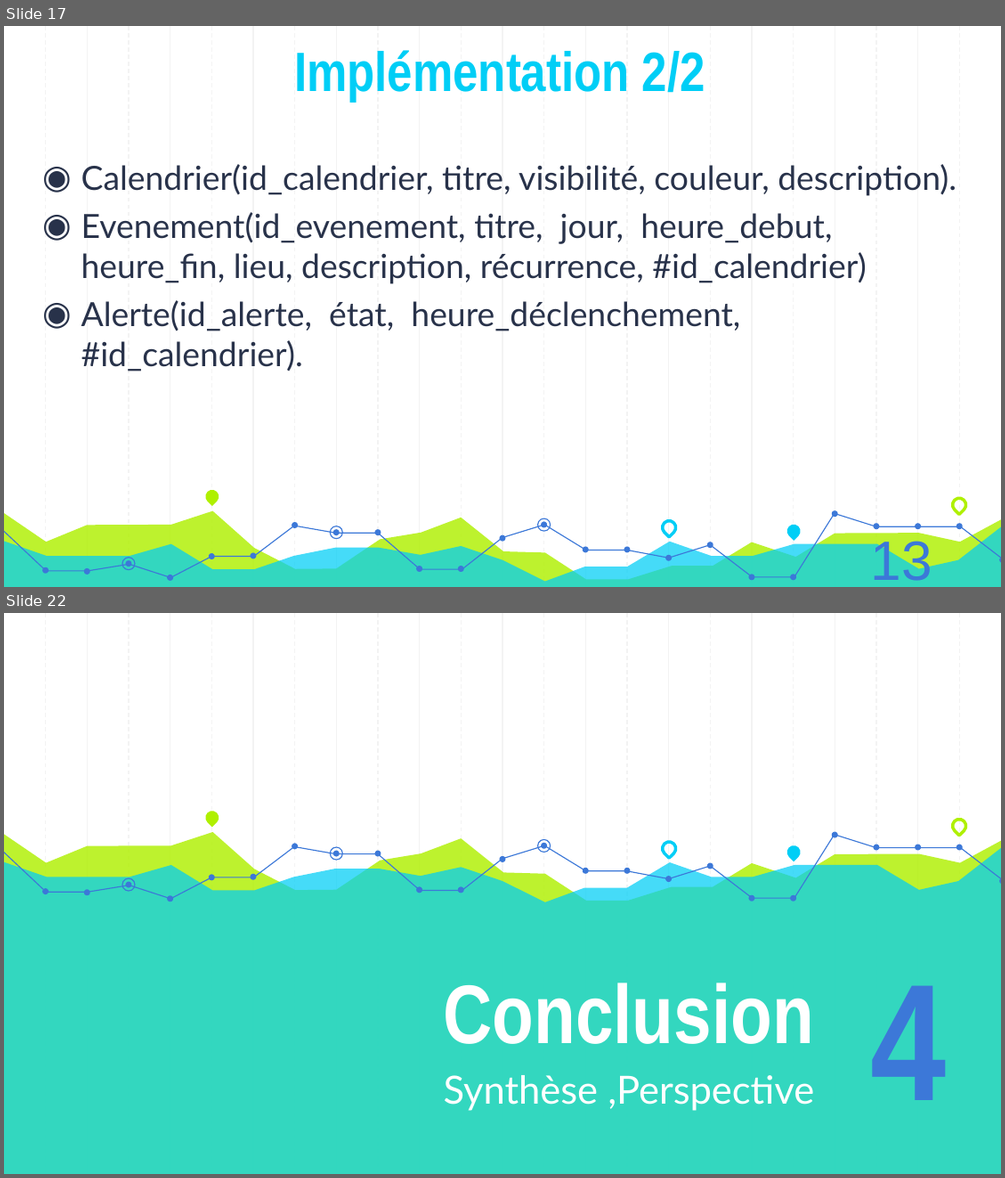
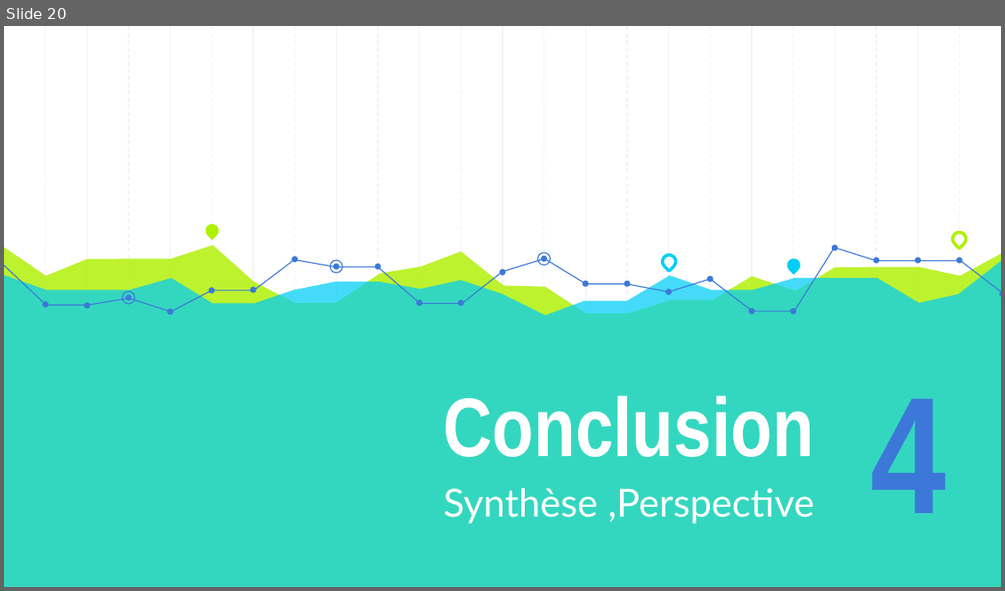
Before and after one commit to AzeddineZadir/docpfc, a slide deck: présentation licence 3.pptx. Shown one above the other, each under a label of ours: slides 17 and 22 before the commit, slide 20 after it; the slides between them are not shown. The pictures are 1005x1178 and 1005x591 pixels, drawn with LibreOffice and Linux fonts; fonts in the diff are those of the drawing. Boxes give left, top, right and bottom in pixels: in the first picture for what was removed or moved away, otherwise in the second. Text is boxed around its words. In the diff, an @@ line names an element or a change of style, - is before the commit and + after.

```diff
--- a/présentation licence 3.pptx
+++ b/présentation licence 3.pptx
@@ slide 17 removed at box(4, 26, 1001, 587), background #FFFFFF; not listed: 23 template elements that a slide beside it also shows @@
@@ title removed at box(294, 50, 705, 102) @@
-Implémentation 2/2
@@ text removed at box(81, 164, 956, 371) @@
-◉ Calendrier(id_calendrier, titre, visibilité, couleur, description).
-◉ Evenement(id_evenement, titre, jour, heure_debut, heure_fin, lieu, description, récurrence, #id_calendrier)
-◉ Alerte(id_alerte, état, heure_déclenchement, #id_calendrier).
@@ teardrop removed at box(202, 487, 221, 505) @@
@@ teardrop removed at box(949, 495, 968, 513) @@
@@ freeform shape removed at box(4, 510, 1001, 587) @@
@@ freeform shape removed at box(4, 525, 1001, 587) @@
@@ freeform shape removed at box(4, 525, 461, 577) @@
@@ ellipse removed at box(330, 526, 343, 540) @@
@@ freeform shape removed at box(461, 513, 834, 577) @@
@@ ellipse removed at box(537, 518, 550, 532) @@
@@ teardrop removed at box(659, 518, 678, 536) @@
@@ teardrop removed at box(784, 522, 802, 540) @@
@@ freeform shape removed at box(835, 514, 1001, 558) @@
@@ ellipse removed at box(122, 557, 136, 571) @@
@@ text removed at box(871, 536, 932, 580) @@
-13
@@ group removed at box(43, 510, 1001, 580): 24 ellipses @@
@@ what was slide 22 is now slide 20 @@
```
Also in this commit, not shown: 16 slides changed, 1 slide added, 2 other slides removed, 1 other file.
